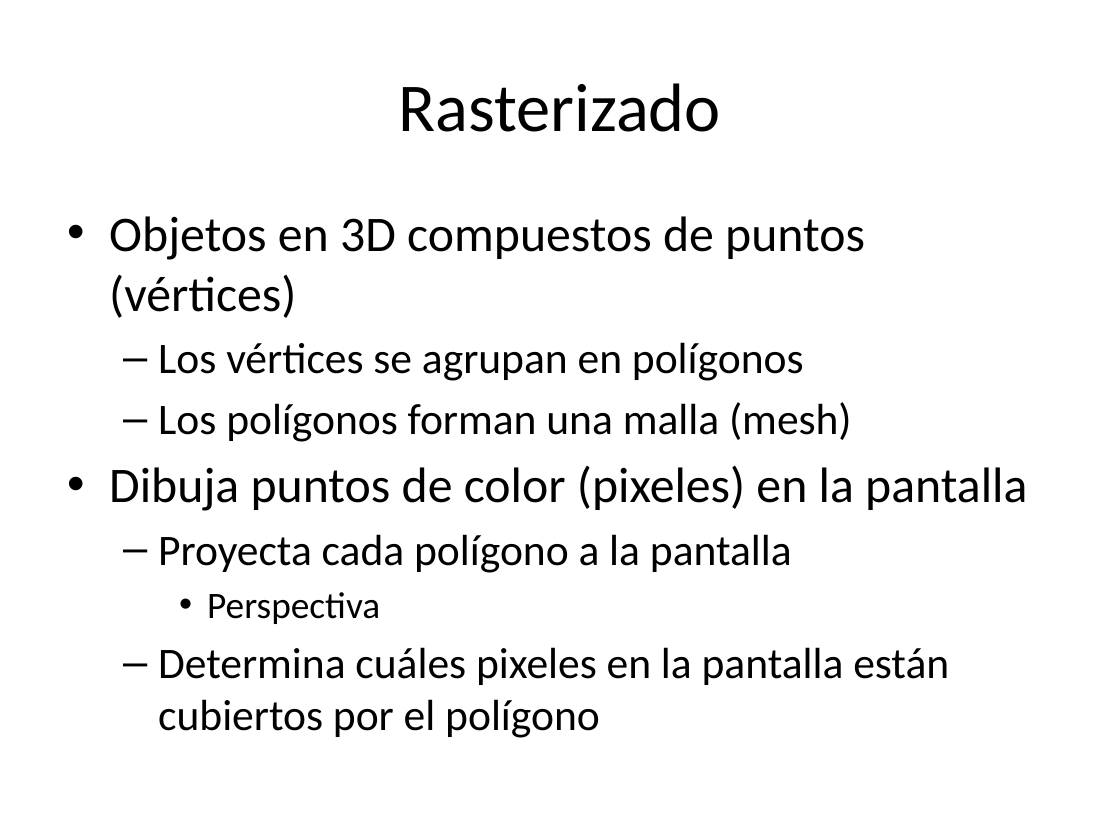
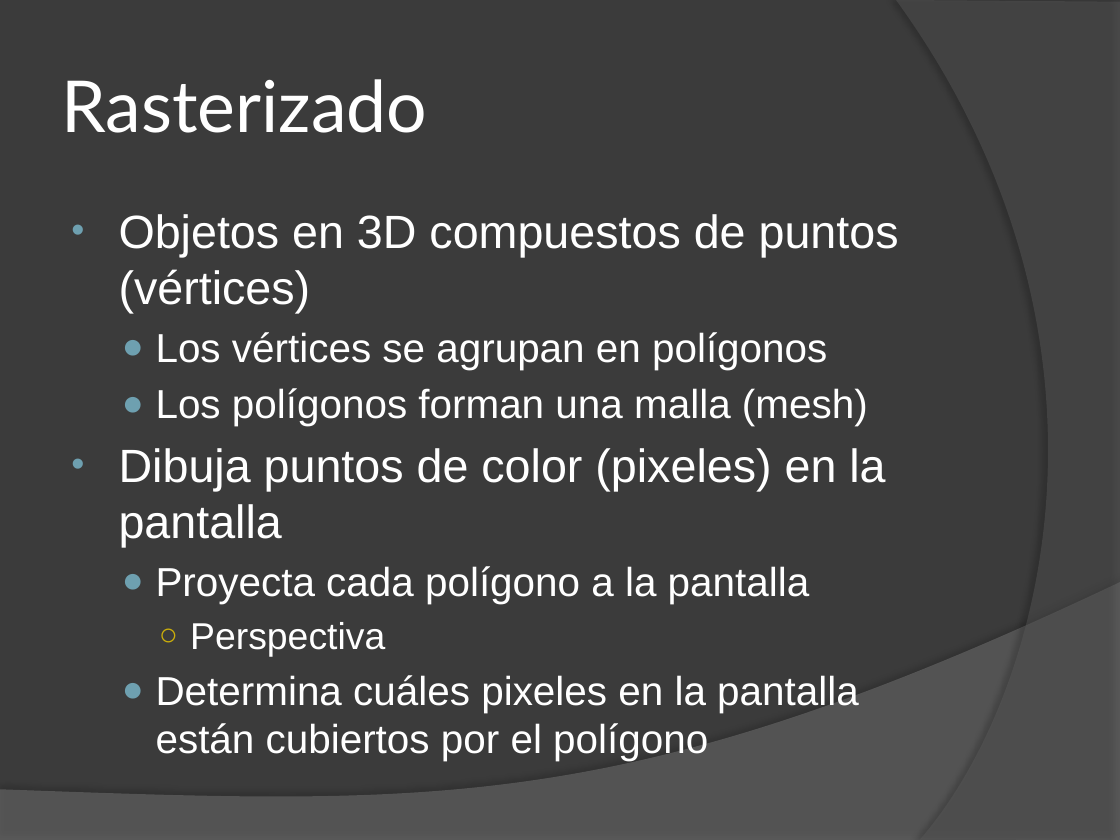
Before and after one commit to EdLev/EngineTallerGraficosUNA, a slide deck: slide 4 of Docs/Introducción a los Gráficos 3D.pptx. Drawn at 1120x840 pixels with LibreOffice and Linux fonts; fonts in the diff are those of the drawing. Boxes give left, top, right and bottom in pixels: in the first picture for what was removed or moved away, otherwise in the second. Text is boxed around its words. In the diff, an @@ line names an element or a change of style, - is before the commit and + after.

```diff
--- a/Docs/Introducción a los Gráficos 3D.pptx
+++ b/Docs/Introducción a los Gráficos 3D.pptx
@@ background #FFFFFF to #3B3B3B @@
@@ freeform shape added at (x1=896, y1=0, x2=1120, y2=840), fill #5E5E5E at 40% opacity @@
@@ title "Rasterizado" at (x1=62, y1=79, x2=428, y2=133): size 44 to 46 pt, font Calibri to Lato, text colour #000000 to #FFFFFF; alignment centre to left @@
@@ text "Objetos en 3D compuestos de ..." at (x1=119, y1=214, x2=899, y2=761): size 32 to 30 pt in "Objetos en 3D compuestos de puntos (vértices)", "Dibuja puntos de color (pixeles) en la ..."; font Calibri to Arial, text colour #000000 to #FFFFFF; size 28 to 26 pt in "Los vértices se agrupan en polígonos", "Los polígonos forman una malla (mesh)", "Proyecta cada polígono a la pantalla", "Determina cuáles pixeles en la pantalla están ..."; indent changed; bullet – to ●; bullet • to ○ @@
@@ freeform shape added at (x1=0, y1=582, x2=1120, y2=840), fill #7F7F7F at 45% opacity @@
```
Also in this commit, not shown: 6 other slides changed, 7 slides added.
